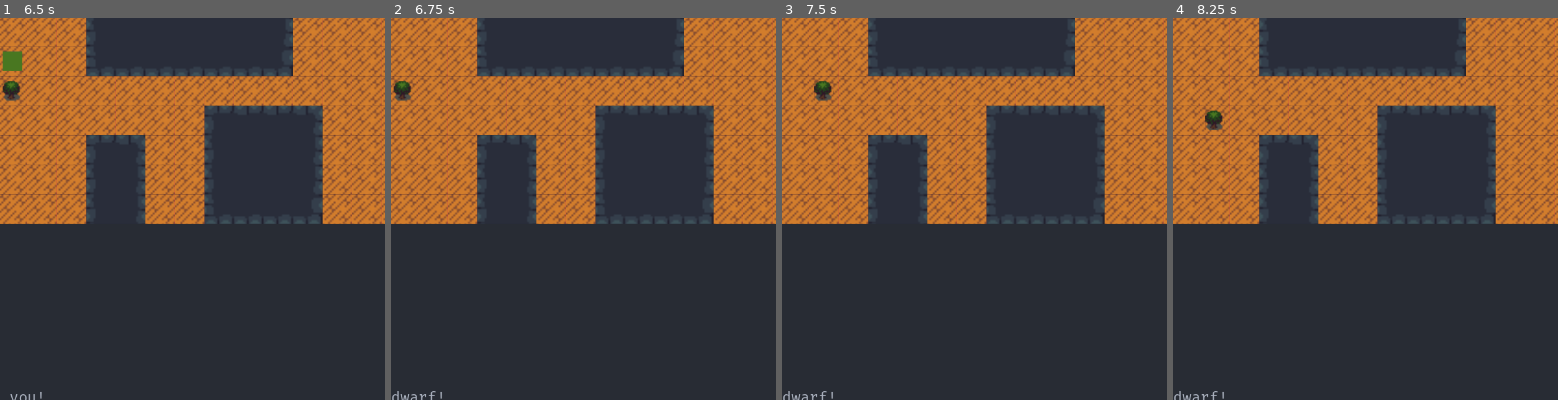
Above: before the commit, frames 1-4 (left to right).
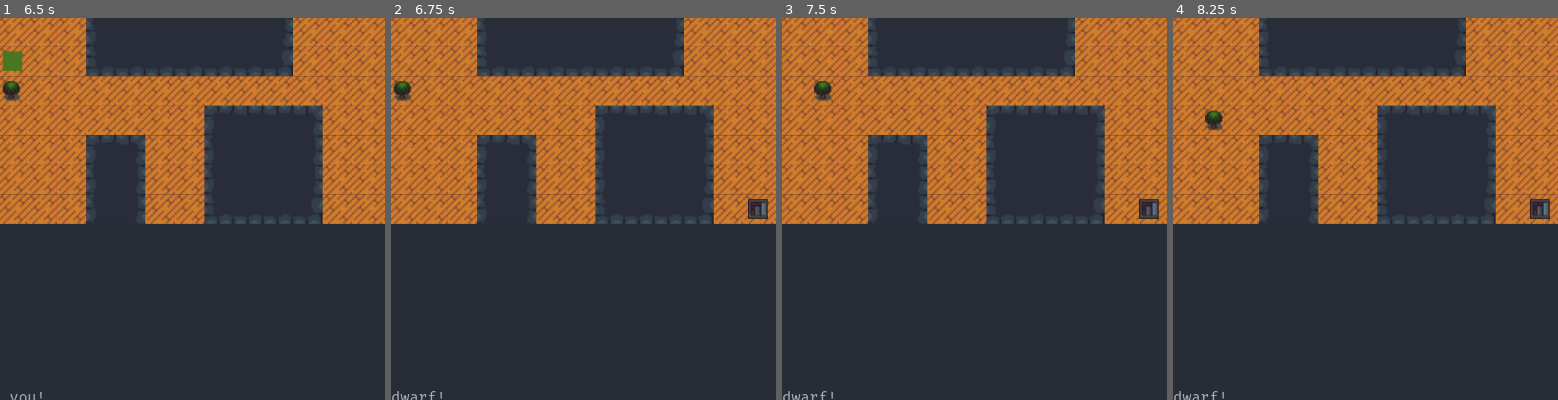
Above: after the commit, the same moments.

Repository: benjaminfrs/DragonsDescent
Game: Godot game, scene res://scene/main/main.tscn
The game is run twice, just before and just after one commit, with the same random seed, the same clock (stepped at 60 frames per second) and the same inputs.
Inputs:
- Up to frame 1 (6.5 s): tap Space (wait) at 0.5, 0.6, 1.25, 1.35, 2, 2.1, 2.75, 2.85, 3.5, 3.6, 4.25, 4.35, 5.1, 5.85 s; hold Right (move_right) 0.53-1.28 s; hold Down (move_down) 1.28-2.03 s; hold Right (move_right) 2.03-2.78 s; hold Up (move_up) 2.78-3.53 s; hold Left (move_left) 3.53-5.03 s; hold Down (move_down) 5.03-5.78 s; hold Right (move_right) from 5.78 s (still down)
- Up to frame 2 (6.75 s): release Right (move_right) at 6.53 s; hold Up (move_up) from 6.53 s (still down); tap Space (wait) at 6.6 s
- Up to frame 3 (7.5 s): release Up (move_up) at 7.28 s; hold Right (move_right) from 7.28 s (still down); tap Space (wait) at 7.35 s
- Up to frame 4 (8.25 s): release Right (move_right) at 8.03 s; hold Down (move_down) from 8.03 s (still down); tap Space (wait) at 8.1 s
The pictures show only the part of the screen within x 21-71%, y 45-95%; the shares and areas given below are measured in that part.

Frame 1 is identical in both runs. In frame 2, 0.3% of the frame differs, in the area x 92-98%, y 47-53%; in frame 3, 0.3%; in frame 4, 0.3%.

Commit message:
- game has no default level but instantiates one - when all dwarves are killed the level is complete - when the level is complete stairs to the next level are placed

Diff:
--- a/lib/AssetLoader.gd
+++ b/lib/AssetLoader.gd
@@ -13,6 +13,7 @@
 const Rewall := preload ("res://sprite/rewall_sprite.tscn")
 const Lewall := preload ("res://sprite/lewall_sprite.tscn")
 const Failed := preload("res://sprite/failed_sprite.tscn")
+const DownStairs := preload("res://sprite/stair_down_sprite.tscn")
 
 static func get_asset(groupName: String) -> PackedScene:
 	if groupName == "blwall":
--- a/resource/World.tscn
+++ /dev/null
@@ -1,27 +0,0 @@
-[gd_scene load_steps=7 format=3 uid="uid://bqietraj1ohmp"]
-
-[ext_resource type="Script" path="res://scene/main/World/World.gd" id="1_njd3w"]
-[ext_resource type="Script" path="res://scene/main/World/PCMove.gd" id="4_ft5m1"]
-[ext_resource type="Script" path="res://scene/main/World/Schedule.gd" id="5_dn8oy"]
-[ext_resource type="Script" path="res://scene/main/World/PCAttack.gd" id="5_tcjt4"]
-[ext_resource type="Script" path="res://scene/main/World/DungeonGrid.gd" id="7_5pbrr"]
-[ext_resource type="Script" path="res://scene/main/World/DwarfMove.gd" id="7_r2uu8"]
-
-[node name="World" type="Node2D"]
-position = Vector2(-33, 37)
-script = ExtResource("1_njd3w")
-
-[node name="PCMove" type="Node2D" parent="."]
-script = ExtResource("4_ft5m1")
-
-[node name="PCAttack" type="Node2D" parent="PCMove"]
-script = ExtResource("5_tcjt4")
-
-[node name="Schedule" type="Node2D" parent="."]
-script = ExtResource("5_dn8oy")
-
-[node name="DungeonGrid" type="Node2D" parent="."]
-script = ExtResource("7_5pbrr")
-
-[node name="DwarfMove" type="Node2D" parent="."]
-script = ExtResource("7_r2uu8")
--- a/scene/main/main.gd
+++ b/scene/main/main.gd
@@ -4,23 +4,24 @@
 signal game_ready()
 signal map_ready(map)
 
-const world_scene = preload("res://resource/World.tscn")
+const world_scene = preload("res://scene/world/World.tscn")
+var current_level : Node2D
 
-#World references
-const DUNGEON_GRID: String = "World/DungeonGrid"
-const DWARF_MOVE: String = "World/DwarfMove"
-const PC_MOVE: String = "World/PCMove"
-const PC_ATTACK: String = "World/PCMove/PCAttack"
-const SCHEDULE: String = "World/Schedule"
-const MAP_GENERATOR: String = "MapGenerator"
-const WORLD: String = ""
-const world_test: String = "World"
-
+##World references
+const DUNGEON_GRID: String = "DUNGEON_GRID"
+const DWARF_MOVE: String = "DWARF_MOVE"
+const PC_MOVE: String = "PC_MOVE"
+const PC_ATTACK: String = "PC_ATTACK"
+const SCHEDULE: String = "SCHEDULE"
+#const MAP_GENERATOR: String = "MapGenerator"
+const MAIN: String = "/root/Main"
+#const world_test: String = "World"
+#
 #GUI references
 const HEALTHLINE: String = "MainGUI/MainHBox/HealthLine"
 const MODELINE: String = "MainGUI/MainHBox/ModeLine"
 const SIDEBAR: String = "MainGUI/SidebarVBox"
-
+#
 const SIGNAL_BIND: Array = [
 	[
 		"illegal_move", "_on_DungeonGrid_illegal_move",
@@ -32,102 +33,112 @@
 		PC_ATTACK,
 		MODELINE,
 	],
-	[
-		"pc_killed_dwarf", "_on_PCAttack_pc_killed_dwarf",
-		PC_ATTACK,
-		DUNGEON_GRID,
-	],
+#	[
+#		"pc_killed_dwarf", "_on_PCAttack_pc_killed_dwarf",
+#		PC_ATTACK,
+#		DUNGEON_GRID,
+#	],
 	[
 		"dwarf_attacks", "_on_DwarfMove_dwarf_attacks",
 		DWARF_MOVE,
 		MODELINE, HEALTHLINE,
 	],
+##	[
+##		"map_finished", "_on_MapGenerator_map_finished",
+##		MAP_GENERATOR,
+##		DUNGEON_GRID,
+##	],
 #	[
-#		"map_finished", "_on_MapGenerator_map_finished",
-#		MAP_GENERATOR,
-#		DUNGEON_GRID,
+#		"turn_started", "_on_Schedule_turn_started_pc",
+#		SCHEDULE,
+#		SIDEBAR,
 #	],
-	#[
-	#	"turn_started", "_on_Schedule_turn_started",
-	#	SCHEDULE,
-	#	SIDEBAR,
-	#],
 	[
 		"turn_started_pc", "_on_Schedule_turn_started_pc",
 		SCHEDULE,
-		PC_MOVE, SIDEBAR,
+		SIDEBAR,
 	],
-	[
-		"turn_started_dwarf", "_on_Schedule_turn_started_dwarf",
-		SCHEDULE,
-		DWARF_MOVE
-	],
+#	[
+#		"turn_started_dwarf", "_on_Schedule_turn_started_dwarf",
+#		SCHEDULE,
+#		DWARF_MOVE
+#	],
 	[
 		"turn_ended", "_on_Schedule_turn_ended",
 		SCHEDULE,
 		MODELINE,
 	],
 	[
-		"sprite_created", "_on_DungeonGrid_sprite_created",
+		"dungeon_complete", "_on_DungeonGrid_dungeon_complete",
 		DUNGEON_GRID,
-		PC_MOVE, SCHEDULE,
-	],
-	[
-		"sprite_removed", "_on_DungeonGrid_sprite_removed",
-		DUNGEON_GRID,
-		SCHEDULE,
-	],
-	[
-		"game_ready", "_on_Main_game_ready",
-		WORLD,
-		PC_MOVE, DUNGEON_GRID, MAP_GENERATOR,
+		MAIN,
 	],
 #	[
-#		"map_ready", "_on_Main_map_ready",
+#		"sprite_created", "_on_DungeonGrid_sprite_created",
+#		DUNGEON_GRID,
+#		PC_MOVE, SCHEDULE,
+#	],
+#	[
+#		"sprite_removed", "_on_DungeonGrid_sprite_removed",
+#		DUNGEON_GRID,
+#		SCHEDULE,
+#	],
+#	[
+#		"game_ready", "_on_Main_game_ready",
 #		WORLD,
+#		PC_MOVE, DUNGEON_GRID, MAP_GENERATOR,
+#	],
+##	[
+##		"map_ready", "_on_Main_map_ready",
+##		WORLD,
+##		DUNGEON_GRID,
+##	],
+]
+#
+#const NODE_REF: Array = [
+#	[
+#		"_ref_DungeonGrid",
 #		DUNGEON_GRID,
+#		PC_MOVE, PC_ATTACK, DWARF_MOVE,
 #	],
-]
-
-const NODE_REF: Array = [
-	[
-		"_ref_DungeonGrid",
-		DUNGEON_GRID,
-		PC_MOVE, PC_ATTACK, DWARF_MOVE,
-	],
-	[
-		"_ref_Schedule",
-		SCHEDULE,
-		DWARF_MOVE, PC_MOVE, PC_ATTACK,
-	],
-]
-
-const LIB_REF: Array = [
-]
+#	[
+#		"_ref_Schedule",
+#		SCHEDULE,
+#		DWARF_MOVE, PC_MOVE, PC_ATTACK,
+#	],
+#]
+#
+#const LIB_REF: Array = [
+#]
 
 func _init():
 	pass
 	#super._init(SIGNAL_BIND, NODE_REF, LIB_REF)
 
 func _ready():
-	super._init(SIGNAL_BIND, NODE_REF, LIB_REF)
-	super._ready()
-	emit_signal("game_ready")
-	var map = get_node("MapGenerator").generate()
-	#emit_signal("map_ready", map)
-	get_node(world_test)._setup(1)
-	get_node(DUNGEON_GRID).dungeon_complete.connect(_on_DungeonGrid_dungeon_complete)
-	get_node("World/DungeonGrid")._init_dungeon(map)
-	print(self.get_children())
-	var new_world = world_scene.instantiate()
-	add_child(new_world)
-	print(self.get_children())
-	print(get_node(world_test).get_children(false))
-	print(new_world.get_children())
-	print(new_world.get_node("DungeonGrid"))
-
-	#self.remove_child(get_node(world_test))
-	#new_world.build_level(get_node("MapGenerator").generate())
+	_setup_level()
 
 func _on_DungeonGrid_dungeon_complete():
 	print("Level finished!")
+	#current_level[DUNGEON_GRID].place_stairs()
+
+
+func _setup_level():
+	current_level = world_scene.instantiate()
+	add_child(current_level)
+	current_level._setup(1)
+	_setup_signals_for_level(current_level)
+
+	#print(self.get_children())
+	#print(get_node(world_test).get_children(false))
+	print(current_level.get_children())
+	print(current_level.get_node("DungeonGrid"))
+
+	#self.remove_child(get_node(world_test))
+	current_level.build_level(get_node("MapGenerator").generate())
+	#current_level.DUNGEON_GRID["dungeon_complete"].connect(_on_DungeonGrid_dungeon_complete)
+
+func _setup_signals_for_level(node : Node2D):
+	for s in SIGNAL_BIND:
+		for i in range(3, len(s)):
+			node[s[2]][s[0]].connect(get_node(s[i])[s[1]])
--- a/scene/main/main.tscn
+++ b/scene/main/main.tscn
@@ -1,15 +1,12 @@
-[gd_scene load_steps=5 format=3 uid="uid://b8aejqcvuioe4"]
+[gd_scene load_steps=4 format=3 uid="uid://b8aejqcvuioe4"]
 
 [ext_resource type="Script" path="res://scene/main/main.gd" id="1_s1s6r"]
-[ext_resource type="PackedScene" uid="uid://bqietraj1ohmp" path="res://resource/World.tscn" id="1_xm7o4"]
 [ext_resource type="PackedScene" uid="uid://tclgxlccwliq" path="res://scene/main/gui/MainGUI.tscn" id="2_3mo8p"]
 [ext_resource type="Script" path="res://scene/main/MapGenerator.gd" id="4_v0sbl"]
 
 [node name="Main" type="Node"]
 script = ExtResource("1_s1s6r")
 
-[node name="World" parent="." instance=ExtResource("1_xm7o4")]
-
 [node name="MainGUI" parent="." instance=ExtResource("2_3mo8p")]
 
 [node name="MapGenerator" type="Node" parent="."]
--- a/scene/main/World/DungeonGrid.gd
+++ b/scene/world/DungeonGrid.gd
@@ -147,8 +147,17 @@
 		emit_signal("sprite_created", new_dwarf)
 		set_sprite_at_pos(new_pos, new_dwarf)
 
+func place_stairs():
+	var stair_pos = get_floor_groups(0).pick_random()
+	var stairs = AssetLoader.DownStairs.instantiate() as Sprite2D
+	stairs.position = ConvertCoords.get_local_coords(stair_pos)
+	stairs.scale = Vector2(2, 2)
+	add_child(stairs)
+	set_sprite_at_pos(stair_pos, stairs)
+
 func _on_PCAttack_pc_killed_dwarf(pos : Vector2i, dwarf : Sprite2D):
 	remove_sprite_at_pos(pos, dwarf)
 	_number_of_dwarves -= 1
 	if not _number_of_dwarves:
 		emit_signal("dungeon_complete")
+		place_stairs()
--- /dev/null
+++ b/scene/world/World.tscn
@@ -0,0 +1,27 @@
+[gd_scene load_steps=7 format=3 uid="uid://bqietraj1ohmp"]
+
+[ext_resource type="Script" path="res://scene/world/World.gd" id="1_0ucl0"]
+[ext_resource type="Script" path="res://scene/world/PCMove.gd" id="2_x5x5o"]
+[ext_resource type="Script" path="res://scene/world/PCAttack.gd" id="3_n6tra"]
+[ext_resource type="Script" path="res://scene/world/Schedule.gd" id="4_x8ice"]
+[ext_resource type="Script" path="res://scene/world/DungeonGrid.gd" id="5_dan13"]
+[ext_resource type="Script" path="res://scene/world/DwarfMove.gd" id="6_n22ua"]
+
+[node name="World" type="Node2D"]
+position = Vector2(-33, 37)
+script = ExtResource("1_0ucl0")
+
+[node name="PCMove" type="Node2D" parent="."]
+script = ExtResource("2_x5x5o")
+
+[node name="PCAttack" type="Node2D" parent="PCMove"]
+script = ExtResource("3_n6tra")
+
+[node name="Schedule" type="Node2D" parent="."]
+script = ExtResource("4_x8ice")
+
+[node name="DungeonGrid" type="Node2D" parent="."]
+script = ExtResource("5_dan13")
+
+[node name="DwarfMove" type="Node2D" parent="."]
+script = ExtResource("6_n22ua")
--- a/sprite/pc.tscn
+++ b/sprite/pc.tscn
@@ -4,7 +4,7 @@
 
 [node name="PC" type="Sprite2D"]
 modulate = Color(0.670588, 0.698039, 0.74902, 1)
-z_index = 1
+z_index = 2
 texture = ExtResource("1_jxw05")
 region_enabled = true
 region_rect = Rect2(64, 144, 16, 16)
Renamed: scene/main/World/DwarfMove.gd -> scene/world/DwarfMove.gd
Renamed: scene/main/World/PCAttack.gd -> scene/world/PCAttack.gd
Renamed: scene/main/World/PCMove.gd -> scene/world/PCMove.gd
Renamed: scene/main/World/Schedule.gd -> scene/world/Schedule.gd
Renamed: scene/main/World/World.gd -> scene/world/World.gd
